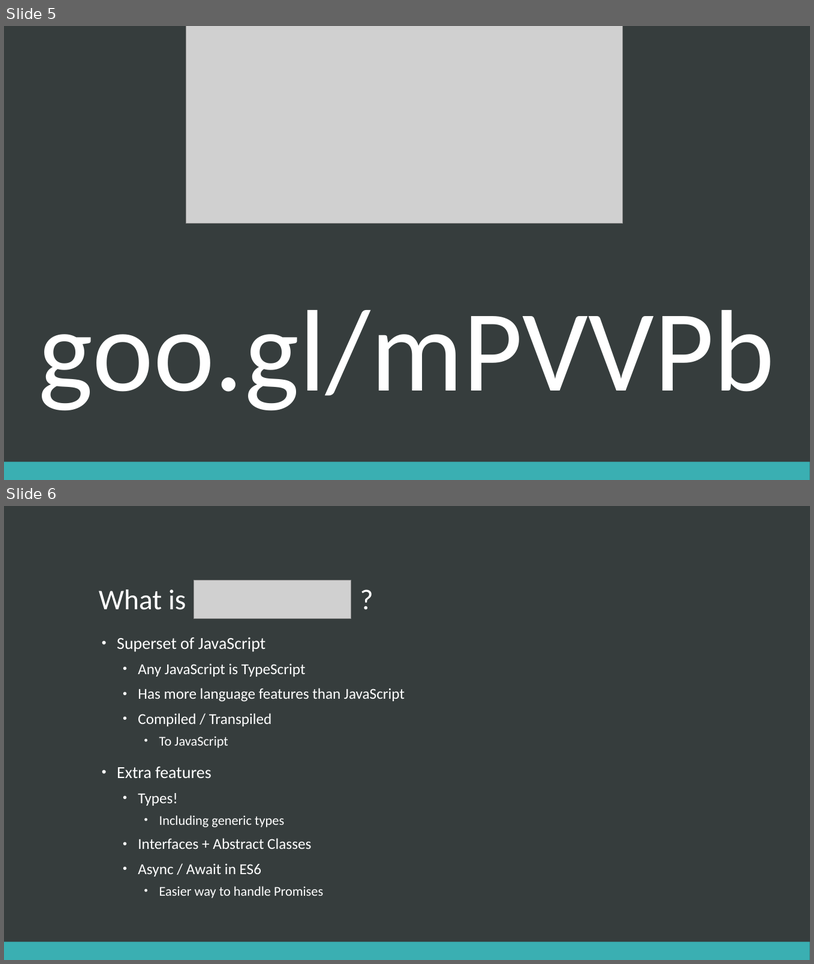
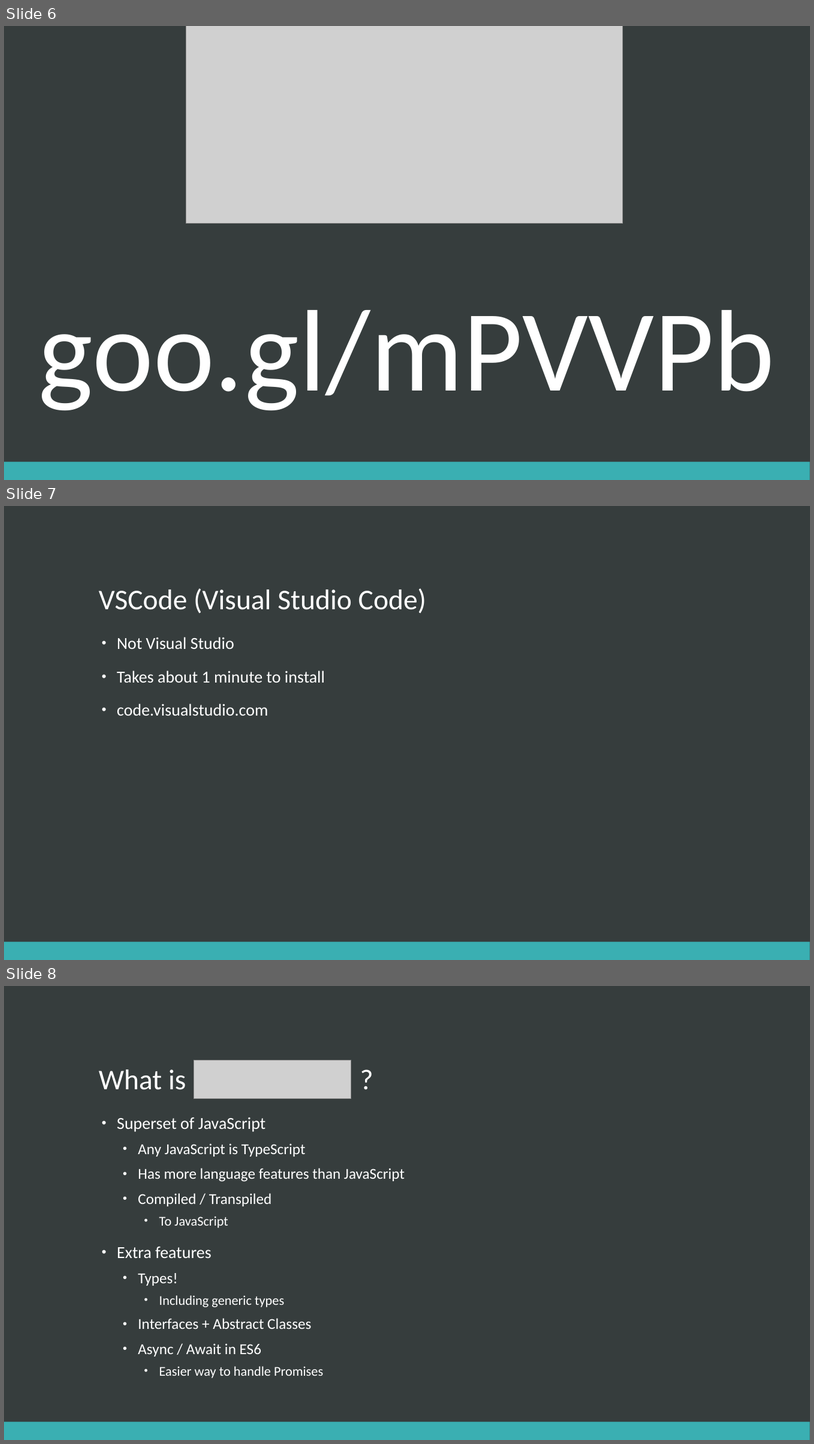
Before and after one commit to chcaru/workshop, a slide deck: typescript/presentation.pptx. Shown one above the other, each under a label of ours: slides 5 and 6 before the commit, slides 6, 7 and 8 after it. The pictures are 814x964 and 814x1444 pixels, drawn with LibreOffice and Linux fonts; fonts in the diff are those of the drawing; grey boxes stand for pictures. Boxes give left, top, right and bottom in pixels: in the first picture for what was removed or moved away, otherwise in the second. Text is boxed around its words. In the diff, an @@ line names an element or a change of style, - is before the commit and + after.

```diff
--- a/typescript/presentation.pptx
+++ b/typescript/presentation.pptx
@@ slide 7 added at (4, 506, 810, 960), background #363D3D; not listed: 1 template element that a slide beside it also shows @@
@@ title added at (99, 588, 426, 613), 34 pt, text #FFFFFF @@
+VSCode (Visual Studio Code)
@@ text added at (117, 637, 325, 715), 20 pt, text #FFFFFF @@
+• Not Visual Studio
+• Takes about 1 minute to install
+• code.visualstudio.com
@@ what was slide 5 is now slide 6 @@
@@ what was slide 6 is now slide 8 @@
```
Also in this commit, not shown: 6 slides changed, 3 other slides added, 2 slides removed.
